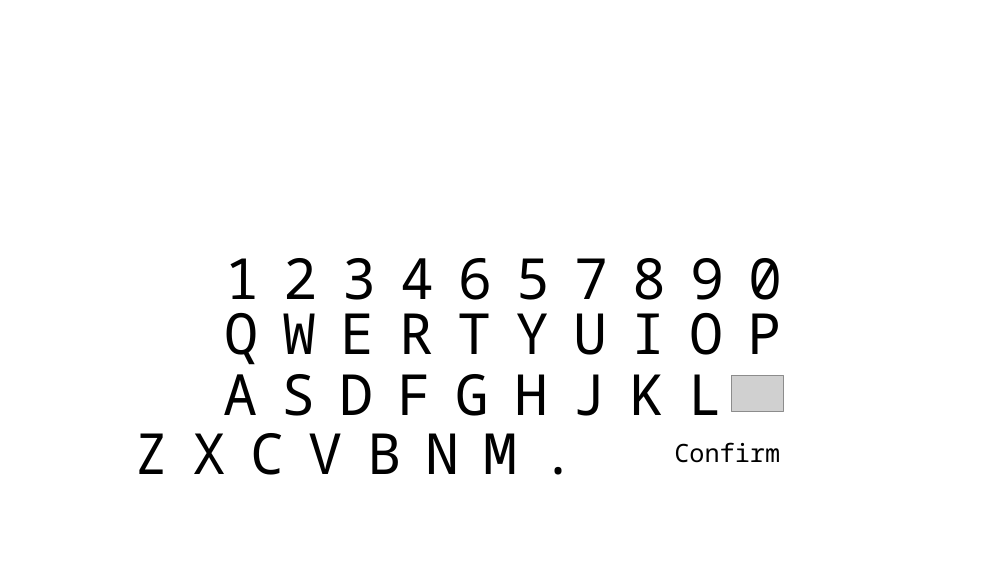
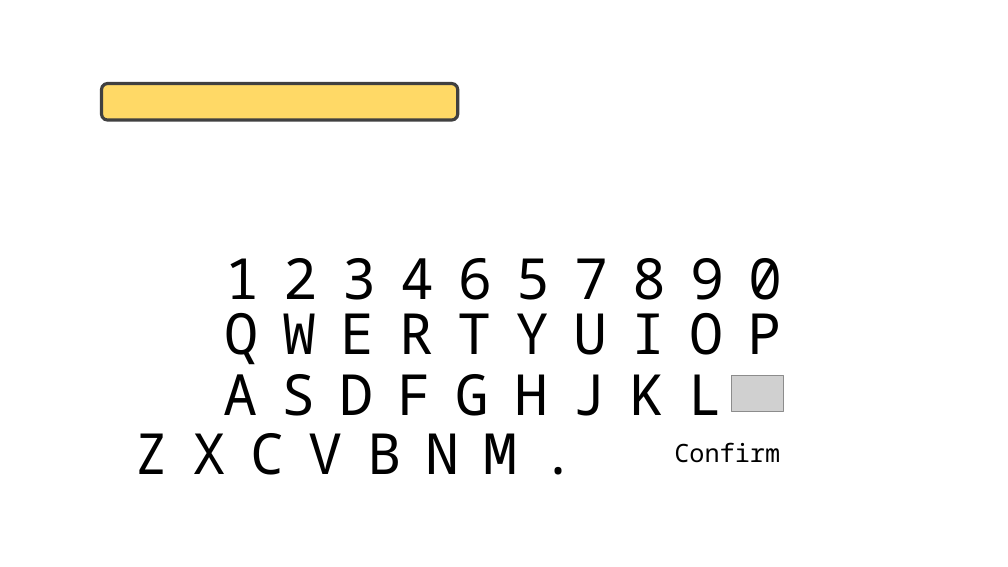
Before and after one commit to mbosc/scartch, a slide deck: slide 11 of interfacce.pptx. Drawn at 1008x567 pixels with LibreOffice and Linux fonts; fonts in the diff are those of the drawing; grey boxes stand for pictures. Boxes give left, top, right and bottom in pixels: in the first picture for what was removed or moved away, otherwise in the second. Text is boxed around its words. In the diff, an @@ line names an element or a change of style, - is before the commit and + after.

```diff
--- a/interfacce.pptx
+++ b/interfacce.pptx
@@ rounded rectangle added at (x1=101, y1=83, x2=457, y2=119), fill #FFD966, outline #404040 3 pt @@
```
Also in this commit, not shown: 45 other files.
